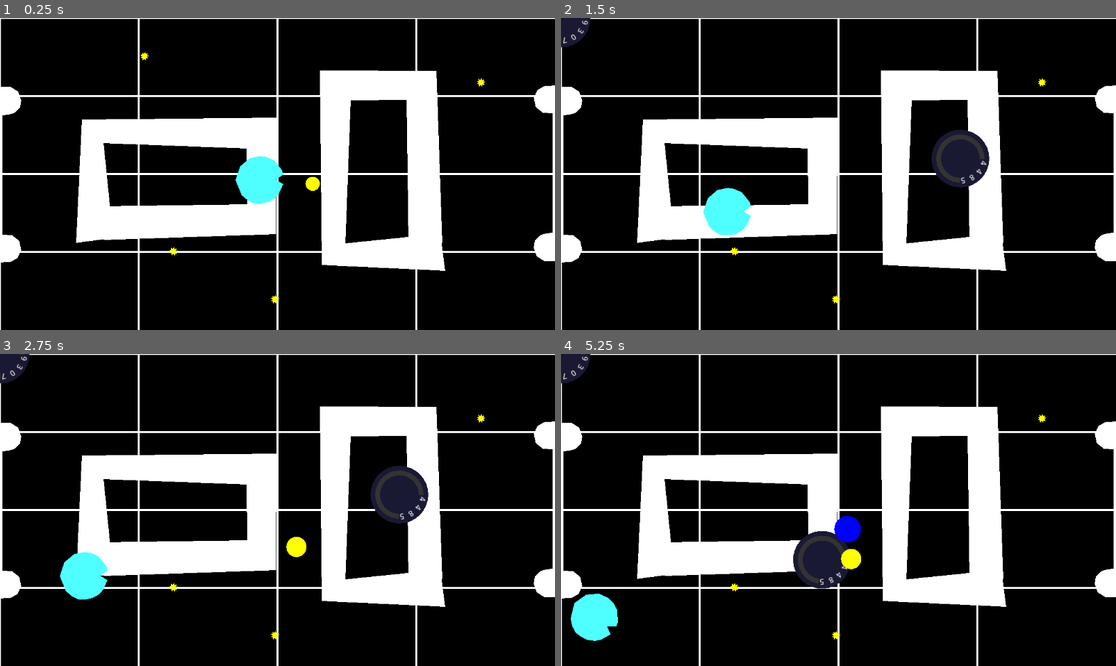
Above: before the commit, frames 1-4 (two rows, left to right).
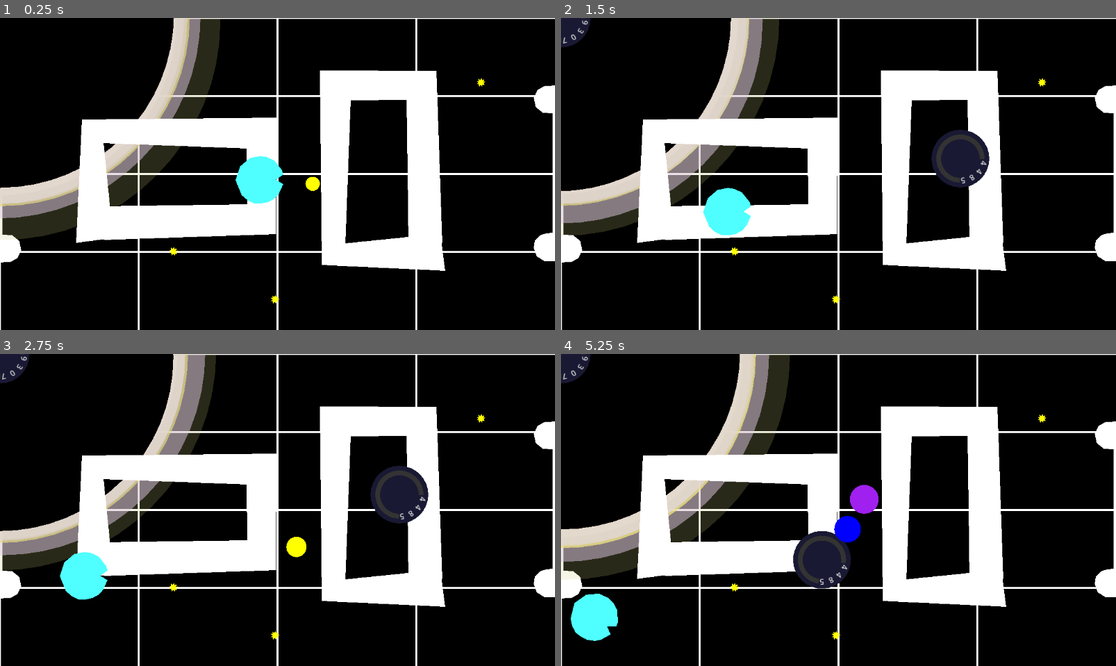
Above: after the commit, the same moments.

Repository: nuitsdesbassins2025/display-engine
Game: Godot game, scene res://Scenes/dogeball.tscn
Two runs of this game, one before a commit and one after it. Both use one fixed random seed, a clock stepped at 60 frames per second and the inputs below.
Inputs (mouse positions are in pixels of both pictures, inside the frame that each line leads up to):
- Up to frame 1 (0.25 s): no input
- Up to frame 2 (1.5 s): tap Enter at 0.5 s; move the mouse to (960, 158) at 0.52 s; hold D 0.53-1.28 s; tap Z at 0.6 s; click (960, 158) at 0.67 s; move the mouse to (727, 189) at 1.27 s; hold S from 1.28 s (still down); tap E at 1.35 s
- Up to frame 3 (2.75 s): move the mouse to (333, 441) at 2.02 s; release S at 2.03 s; hold D from 2.03 s (still down); tap R at 2.1 s
- Up to frame 4 (5.25 s): move the mouse to (810, 572) at 2.77 s; tap one key every 0.75 s from 2.85 s: T F G H; click (810, 572) at 2.92 s; move the mouse to (1005, 556) at 3.52 s; release D at 3.53 s; hold A 3.53-5.03 s; move the mouse to (672, 463) at 4.27 s; move the mouse to (866, 510) at 5.02 s; hold S from 5.03 s (still down); click (866, 510) at 5.17 s

The runs differ from the first frame. In frame 1, 8.0% of the frame differs, in the area x 0-40%, y 0-72%; in frame 2, 7.4%; in frame 3, 6.6%; in frame 4, 8.9%, in the area x 0-58%, y 0-73%.
Error in both runs: Invalid call. Nonexistent function 'get_segment_count' in base 'Node2D (SnakeTrail)'. (res://entities/player/player.gd:170)

Commit message:
blackhole event

Diff:
--- a/Scenes/dogeball.tscn
+++ b/Scenes/dogeball.tscn
@@ -1,22 +1,13 @@
-[gd_scene load_steps=12 format=3 uid="uid://dkusqq8p14qw7"]
+[gd_scene load_steps=9 format=3 uid="uid://dkusqq8p14qw7"]
 
 [ext_resource type="Script" uid="uid://d0f24a7th5hq3" path="res://Scenes/dogeball.gd" id="1_12k6n"]
-[ext_resource type="Script" uid="uid://bnpidkd3vcjo3" path="res://Scenes/grille.gd" id="1_t338q"]
 [ext_resource type="PackedScene" uid="uid://dr42r1hkdqa1n" path="res://entities/player/player.tscn" id="2_b65vx"]
-[ext_resource type="Shader" uid="uid://br8y86w3grvxi" path="res://Scenes/grid_shader.gdshader" id="2_u2e2k"]
-[ext_resource type="Script" uid="uid://odxlciy41kcu" path="res://Scenes/color_rect.gd" id="3_mfuhc"]
 [ext_resource type="PackedScene" uid="uid://c2c8dsu6yunsb" path="res://entities/bonus/BonusSpawner.tscn" id="6_el1um"]
 [ext_resource type="PackedScene" uid="uid://bb201smsjb0ri" path="res://entities/mini ball/ball_spawner.tscn" id="7_w2aae"]
 [ext_resource type="PackedScene" uid="uid://dar88wmy8yjkd" path="res://entities/but/dodge_but.tscn" id="8_hvv0g"]
+[ext_resource type="PackedScene" uid="uid://ca6bpkdvla2aq" path="res://entities/black_hole/black_hole.tscn" id="8_n73id"]
 [ext_resource type="Script" uid="uid://bc5du853qtynx" path="res://Scenes/walls.gd" id="8_p36c4"]
 [ext_resource type="PackedScene" uid="uid://baqqiy27gdc7p" path="res://Scenes/dessin.tscn" id="10_n73id"]
-
-[sub_resource type="ShaderMaterial" id="ShaderMaterial_mfuhc"]
-shader = ExtResource("2_u2e2k")
-shader_parameter/grid_color = Color(0.3, 0.3, 0.3, 0.5)
-shader_parameter/background_color = Color(0.1, 0.1, 0.1, 1)
-shader_parameter/cell_size = 50.0
-shader_parameter/line_width = 1.0
 
 [node name="Dogeball" type="Node2D"]
 script = ExtResource("1_12k6n")
@@ -26,21 +17,6 @@
 background_color = Color(0, 0, 0, 1)
 
 [node name="Dessin" parent="." instance=ExtResource("10_n73id")]
-
-[node name="Polygon2D" type="Polygon2D" parent="."]
-visible = false
-position = Vector2(364, 18)
-color = Color(0.482353, 1, 1, 1)
-polygon = PackedVector2Array(102, 31, 77, 118, 298, 184, 308, 88, 207, 85)
-script = ExtResource("1_t338q")
-grid_color = Color(0.746916, 0.247448, 0.517901, 1)
-
-[node name="ColorRect" type="ColorRect" parent="."]
-visible = false
-material = SubResource("ShaderMaterial_mfuhc")
-offset_right = 224.0
-offset_bottom = 269.0
-script = ExtResource("3_mfuhc")
 
 [node name="BonusSpawner" parent="." instance=ExtResource("6_el1um")]
 
@@ -54,7 +30,11 @@
 collision_mask = 2
 script = ExtResource("8_p36c4")
 
-[node name="DodgeBut" parent="." instance=ExtResource("8_hvv0g")]
+[node name="Node" type="Node" parent="."]
 
-[node name="DodgeBut2" parent="." instance=ExtResource("8_hvv0g")]
+[node name="DodgeBut2" parent="Node" instance=ExtResource("8_hvv0g")]
 position_cote = 1
+
+[node name="DodgeBut" parent="Node" instance=ExtResource("8_hvv0g")]
+
+[node name="BlackHole" parent="." instance=ExtResource("8_n73id")]
--- a/entities/black_hole/black_hole.gd
+++ b/entities/black_hole/black_hole.gd
@@ -1,7 +1,7 @@
 extends Node2D
 
 # Configuration
-@export var initial_radius: float = 50.0
+@export var initial_radius: float = 350.0
 @export var growth_per_object: float = 5.0
 @export var influence_radius: float = 300.0
 @export var attraction_force: float = 200.0
@@ -139,24 +139,12 @@
 	# Mettre à jour les données des anneaux
 	create_ring_data()
 
-	# Jouer un effet visuel
-	#play_absorption_effect()
-#
-#func play_absorption_effect():
-	## Créer un effet d'onde de choc
-	#var shockwave_radius = current_radius
-	#var shockwave_color = Color(0.8, 0.9, 1.0, 0.5)
-	#
-	## Animation simple de l'onde de choc
-	#for i in range(5):
-		#var tween = create_tween()
-		#tween.tween_method(
-			#func(r):
-				#draw_circle(Vector2.ZERO, r, shockwave_color),
-			#shockwave_radius,
-			#shockwave_radius * 1.5,
-			#0.3
-		#)
-		#tween.tween_callback(
-			#func(): pass
-		#)
+	var my_data = {
+		"event_type": "black_grow",
+		"event_datas":{
+			"objects_absorbed": objects_absorbed,
+			"radius":current_radius,
+			}
+		}
+
+	NetworkManager.transfer_datas("evenement", my_data)
